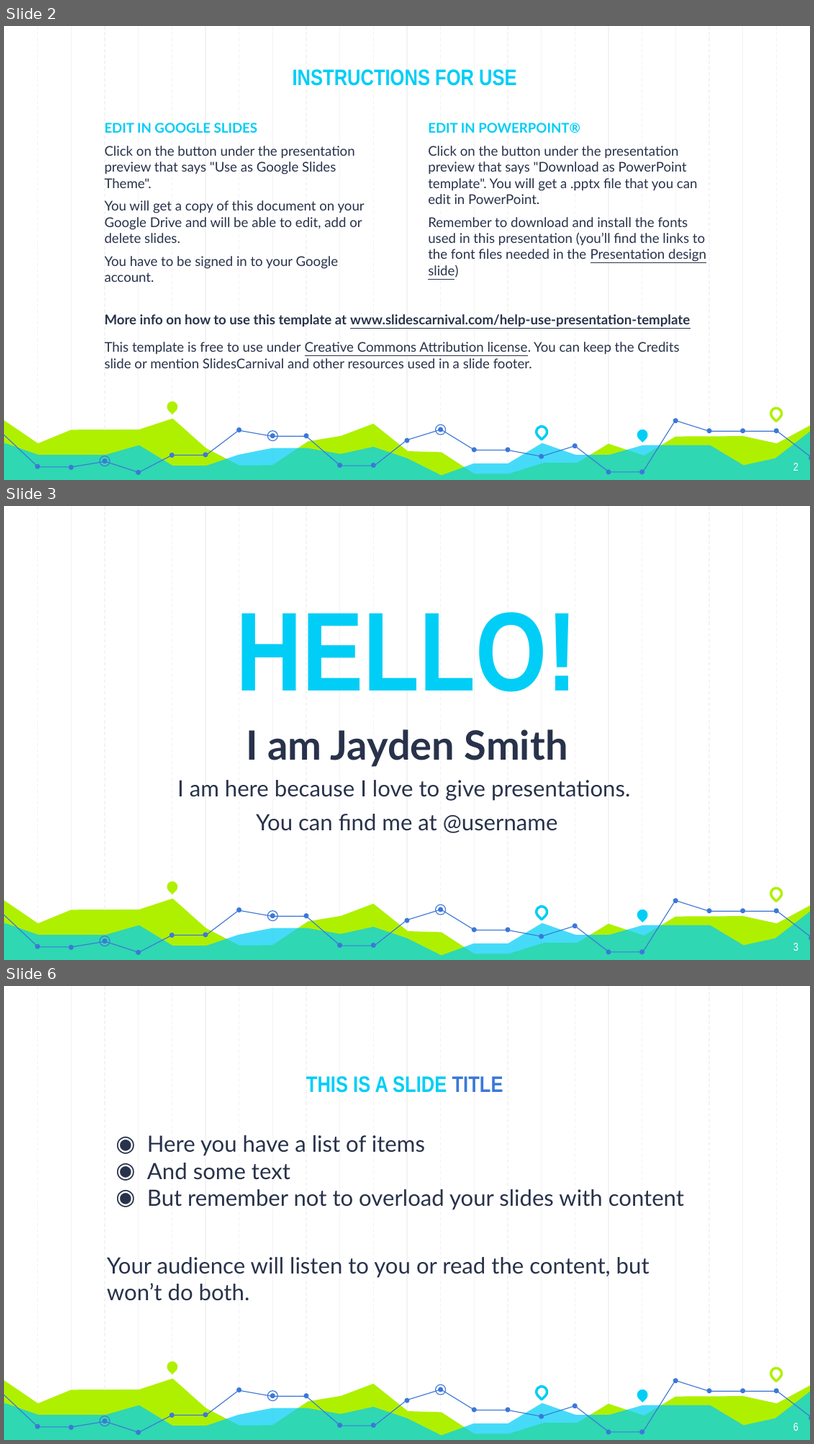
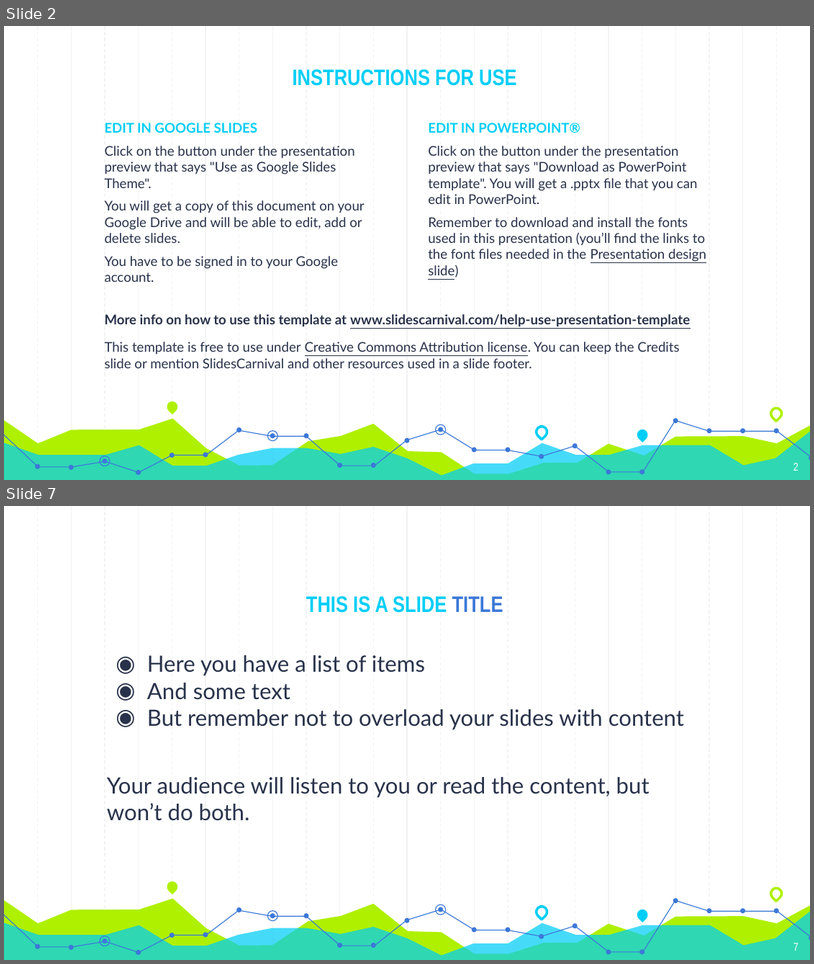
Before and after one commit to GT-Project1-A1/AirBNB, a slide deck: Resources/Project1_Template.pptx. Shown one above the other, each under a label of ours: slides 2, 3 and 6 before the commit, slides 2 and 7 after it; the slides between them are not shown. The pictures are 814x1444 and 814x964 pixels, drawn with LibreOffice and Linux fonts; fonts in the diff are those of the drawing. Boxes give left, top, right and bottom in pixels: in the first picture for what was removed or moved away, otherwise in the second. Text is boxed around its words. In the diff, an @@ line names an element or a change of style, - is before the commit and + after.

```diff
--- a/Resources/Project1_Template.pptx
+++ b/Resources/Project1_Template.pptx
@@ slide 3 removed at (4,506,810,960), background #FFFFFF; not listed: 59 template elements that a slide beside it also shows @@
@@ title removed at (237,612,578,692) @@
-HELLO!
@@ subtitle removed at (178,729,630,833) @@
-I am Jayden Smith
-I am here because I love to give presentations.
-You can find me at @username
@@ page number removed at (794,942,799,950) @@
-3
@@ what was slide 6 is now slide 7 @@
@@ page number at (794,942,799,950): text changed @@
-6
+7
```
Also in this commit, not shown: 7 slides changed, 4 slides added, 2 other slides removed, 1 other file.
